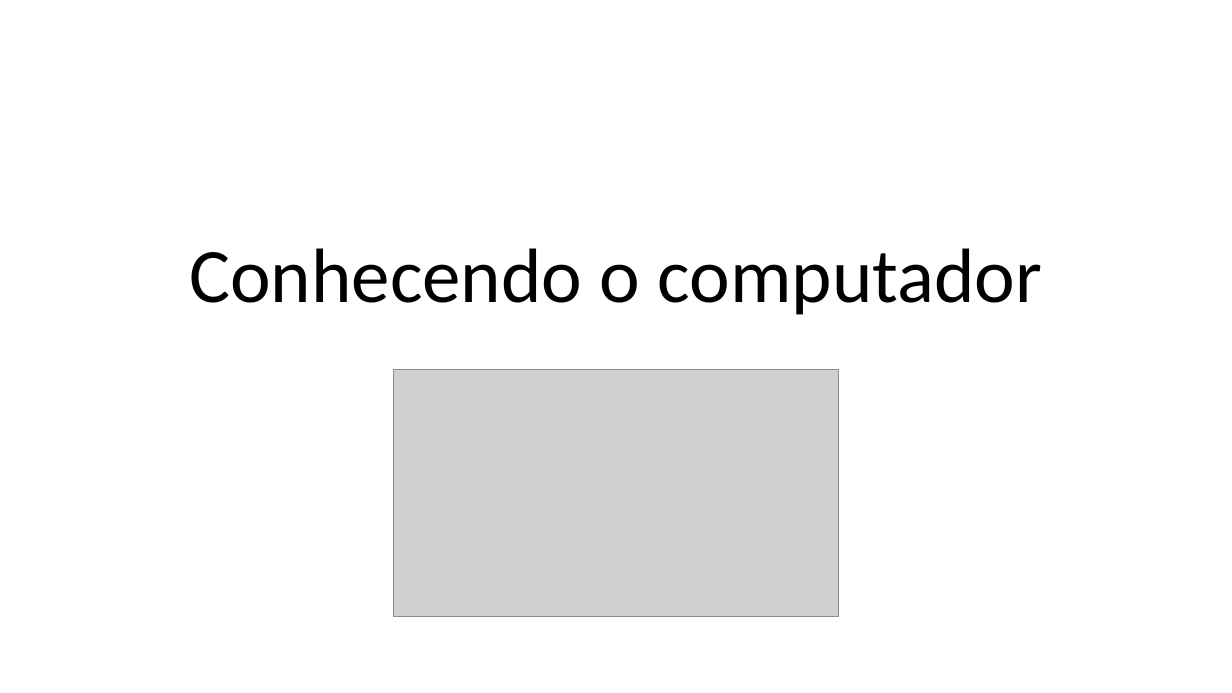
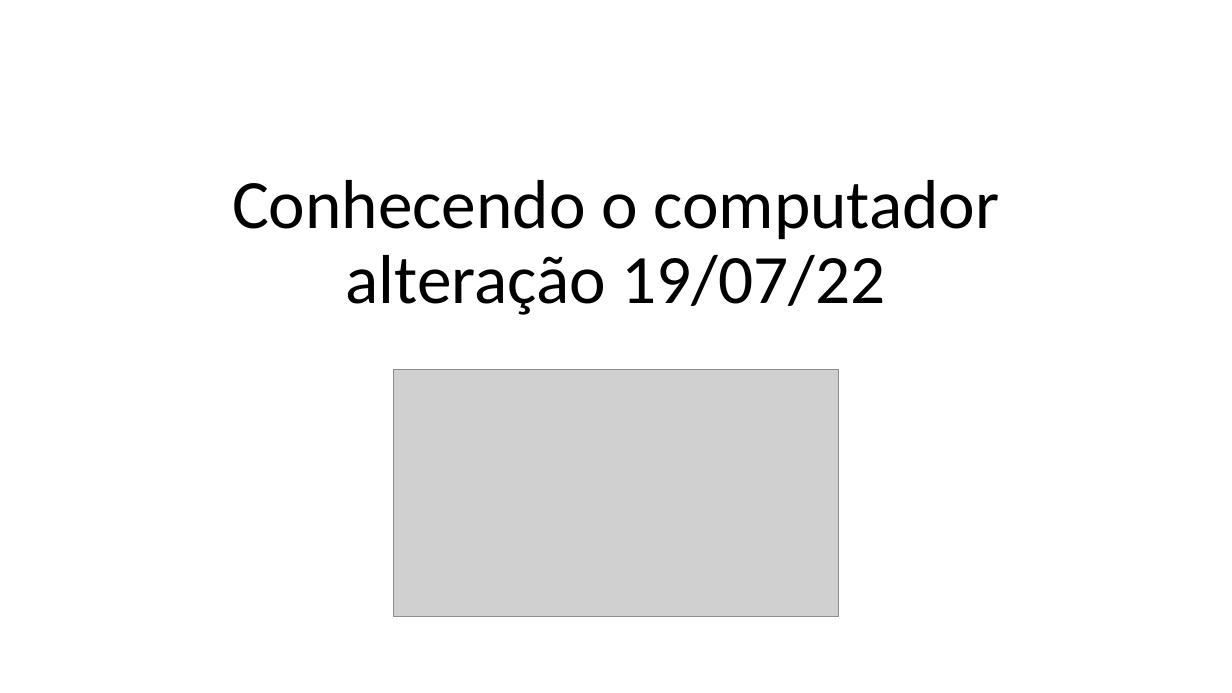
Before and after one commit to EleniceBarros/Informatica-para-criancas, a slide deck: slide 1 of 01. Aula 1 - Conhecendo o computador hardware e software.pptx. Drawn at 1232x693 pixels with LibreOffice and Linux fonts; fonts in the diff are those of the drawing; grey boxes stand for pictures. Boxes give left, top, right and bottom in pixels: in the first picture for what was removed or moved away, otherwise in the second. Text is boxed around its words. In the diff, an @@ line names an element or a change of style, - is before the commit and + after.

Commit message:
Alteração teste 20220719
alteração de teste de ppt na raiz

```diff
--- a/01. Aula 1 - Conhecendo o computador hardware e software.pptx
+++ b/01. Aula 1 - Conhecendo o computador hardware e software.pptx
@@ title at (x1=232, y1=180, x2=999, y2=315): text changed; size 60 to 54 pt @@
-Conhecendo o computador
+Conhecendo o computador
+alteração 19/07/22
```
